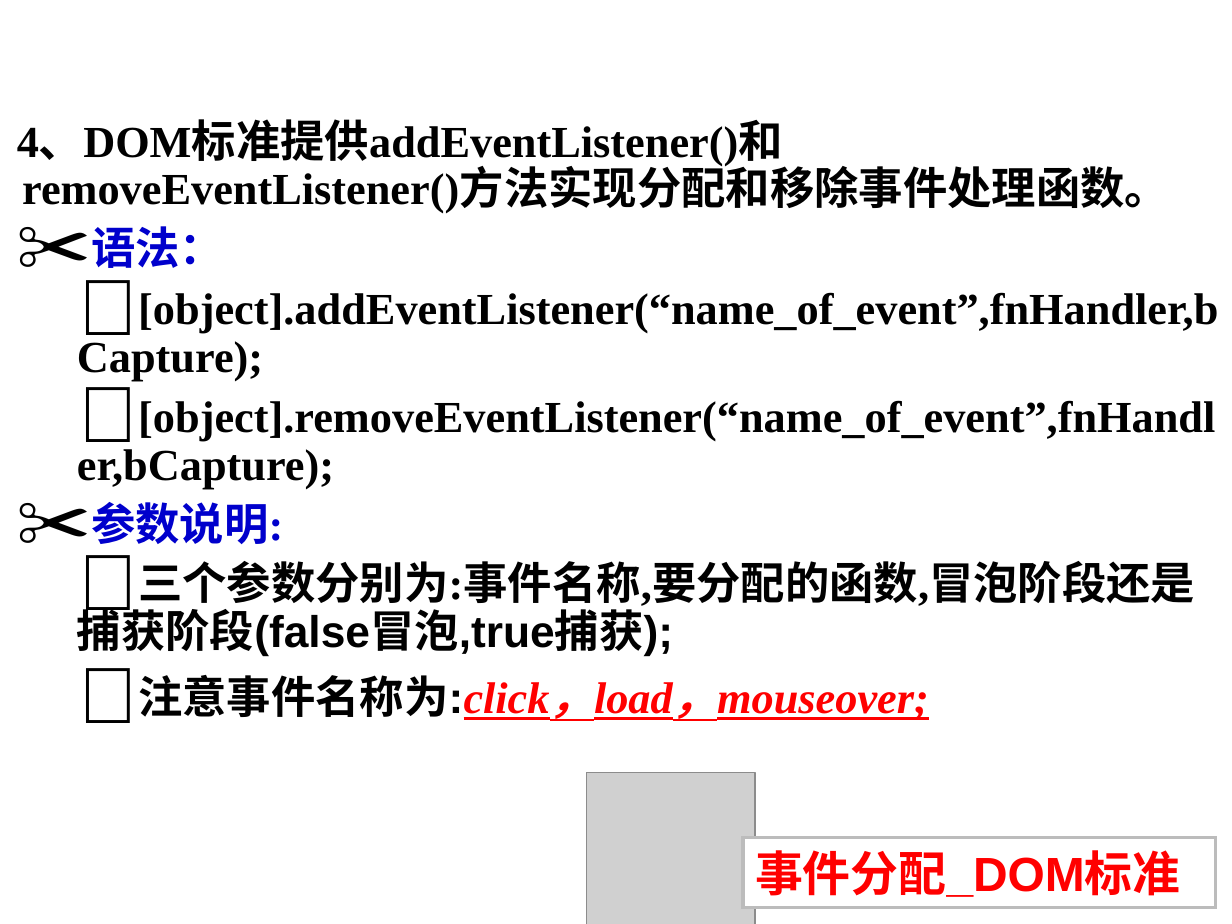
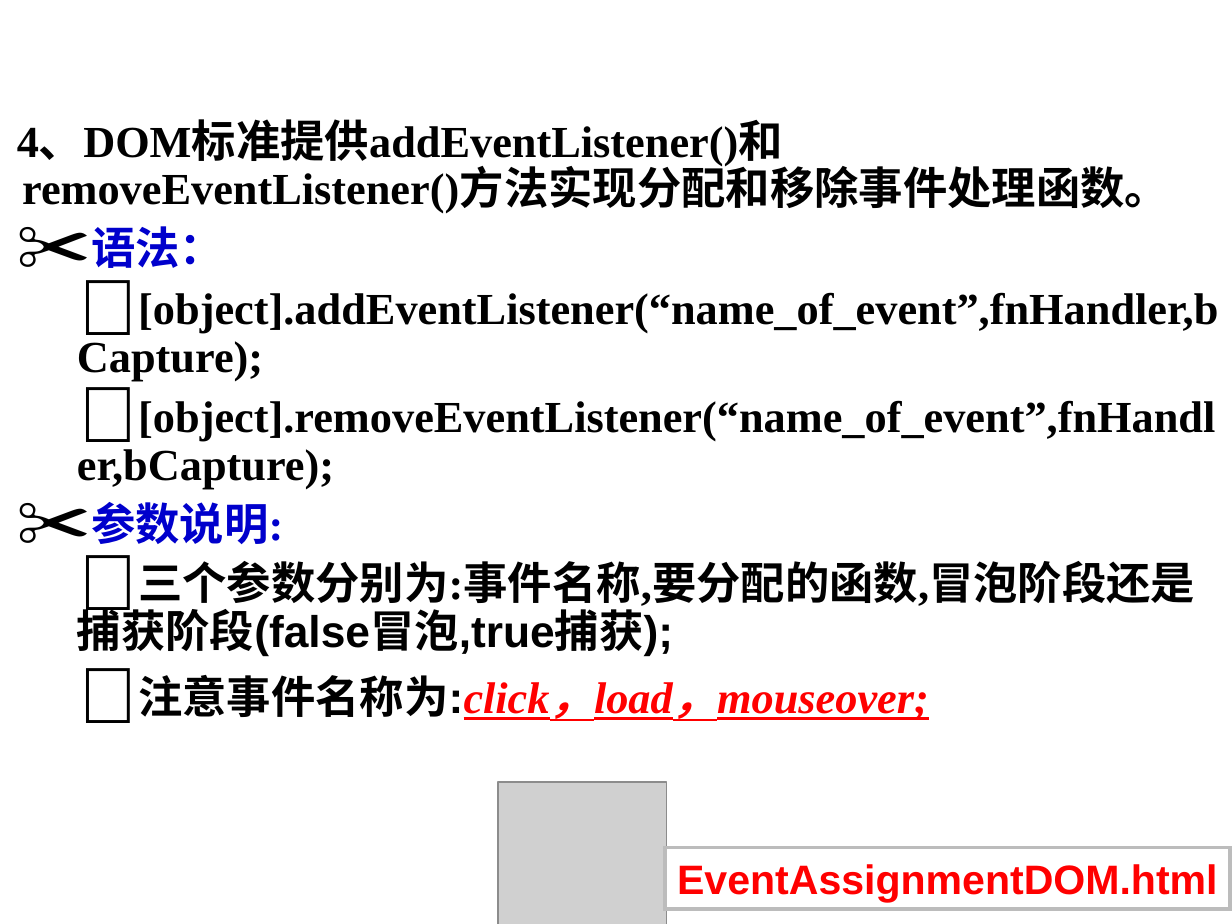
Before and after one commit to lxn56975/webdev, a slide deck: slide 106 of Chapter4Javascript.ppt. Drawn at 1232x924 pixels with LibreOffice and Linux fonts; fonts in the diff are those of the drawing; grey boxes stand for pictures; background and template pictures are left out. Boxes give left, top, right and bottom in pixels: in the first picture for what was removed or moved away, otherwise in the second. Text is boxed around its words. In the diff, an @@ line names an element or a change of style, - is before the commit and + after.

```diff
--- a/Chapter4Javascript.ppt
+++ b/Chapter4Javascript.ppt
@@ picture: place and size @@
-picture at box(586, 772, 754, 924)
+picture at box(498, 782, 665, 924)
@@ rectangle "EventAssignmentDOM.html": place and size @@
-rectangle "EventAssignmentDOM.html" at box(743, 838, 1216, 908)
+rectangle "EventAssignmentDOM.html" at box(665, 848, 1231, 909)
@@ text in rectangle at box(677, 864, 1218, 903): text changed; size 28 to 24 pt @@
-事件分配_DOM标准
+EventAssignmentDOM.html
```
Also in this commit, not shown: 1 other slide changed, 1 other file.
